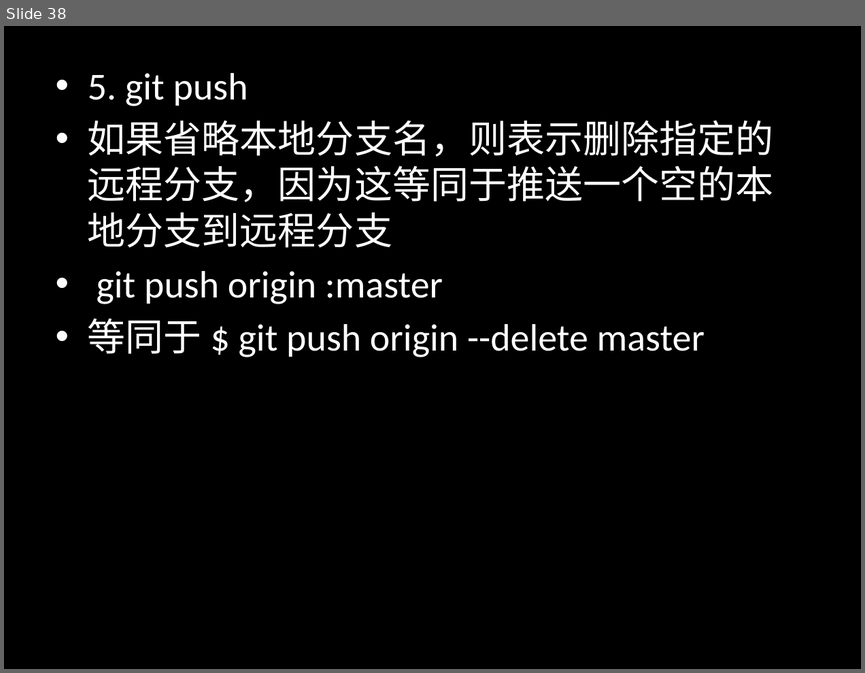
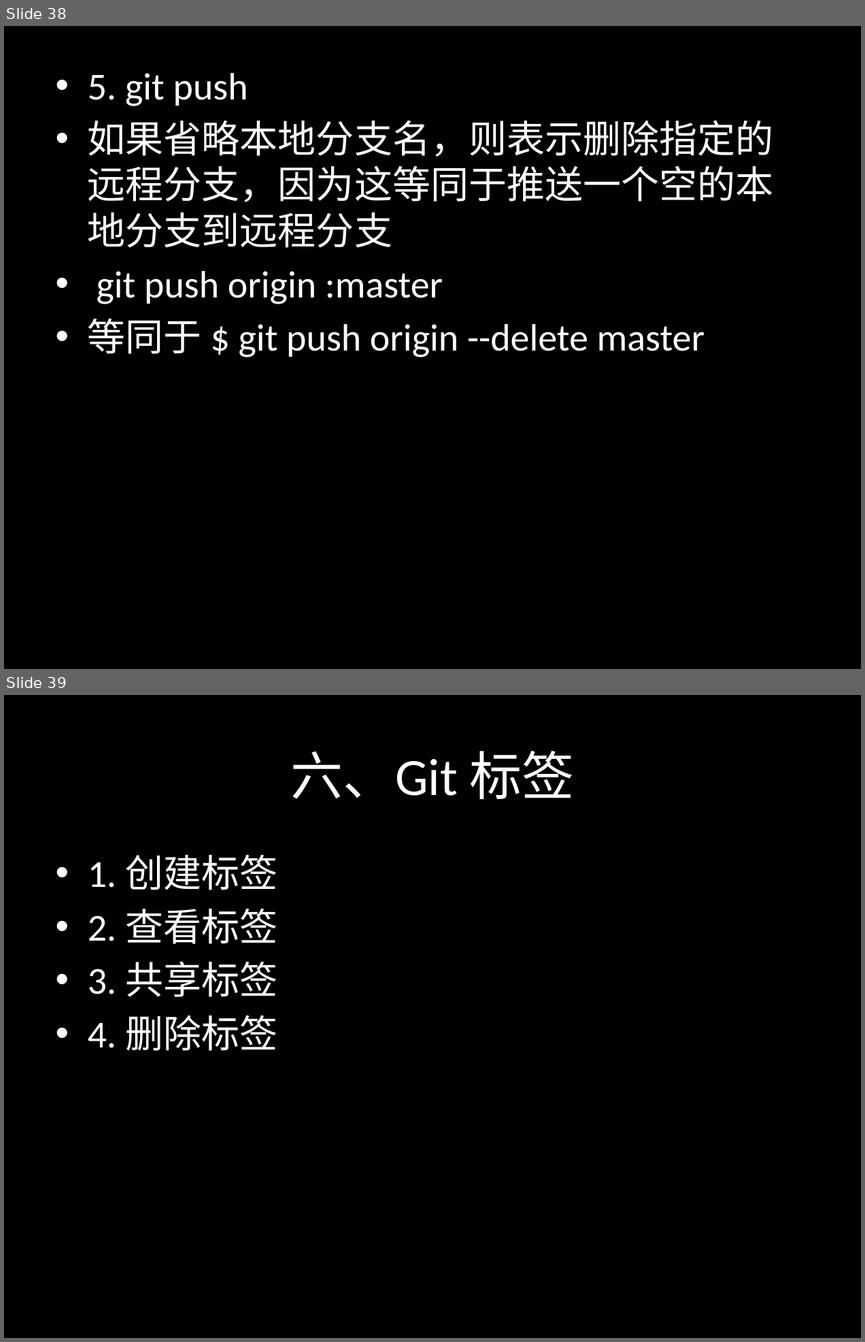
Before and after one commit to sontekliu/git-book, a slide deck: Git.pptx. Shown one above the other, each under a label of ours: slide 38 before the commit, slides 38 and 39 after it. The pictures are 865x673 and 865x1342 pixels, drawn with LibreOffice and Linux fonts; fonts in the diff are those of the drawing. Boxes give left, top, right and bottom in pixels: in the first picture for what was removed or moved away, otherwise in the second. Text is boxed around its words. In the diff, an @@ line names an element or a change of style, - is before the commit and + after.

```diff
--- a/Git.pptx
+++ b/Git.pptx
@@ slide 39 added at [4, 695, 861, 1338], background #000000 @@
@@ title added at [290, 751, 575, 799], 44 pt, text #FFFFFF @@
+六、Git 标签
@@ text added at [88, 854, 277, 1051], 32 pt, text #FFFFFF @@
+• 1. 创建标签
+• 2. 查看标签
+• 3. 共享标签
+• 4. 删除标签
```
Also in this commit, not shown: 5 slides changed, 4 other slides added, 1 slide removed.
